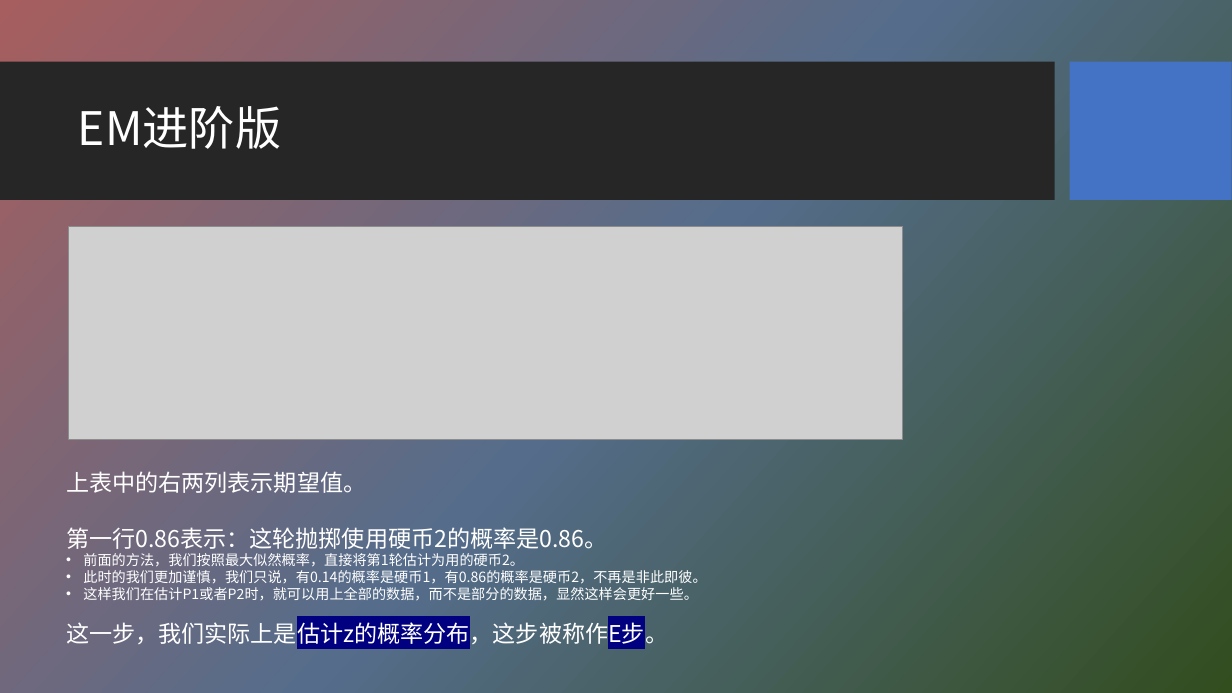
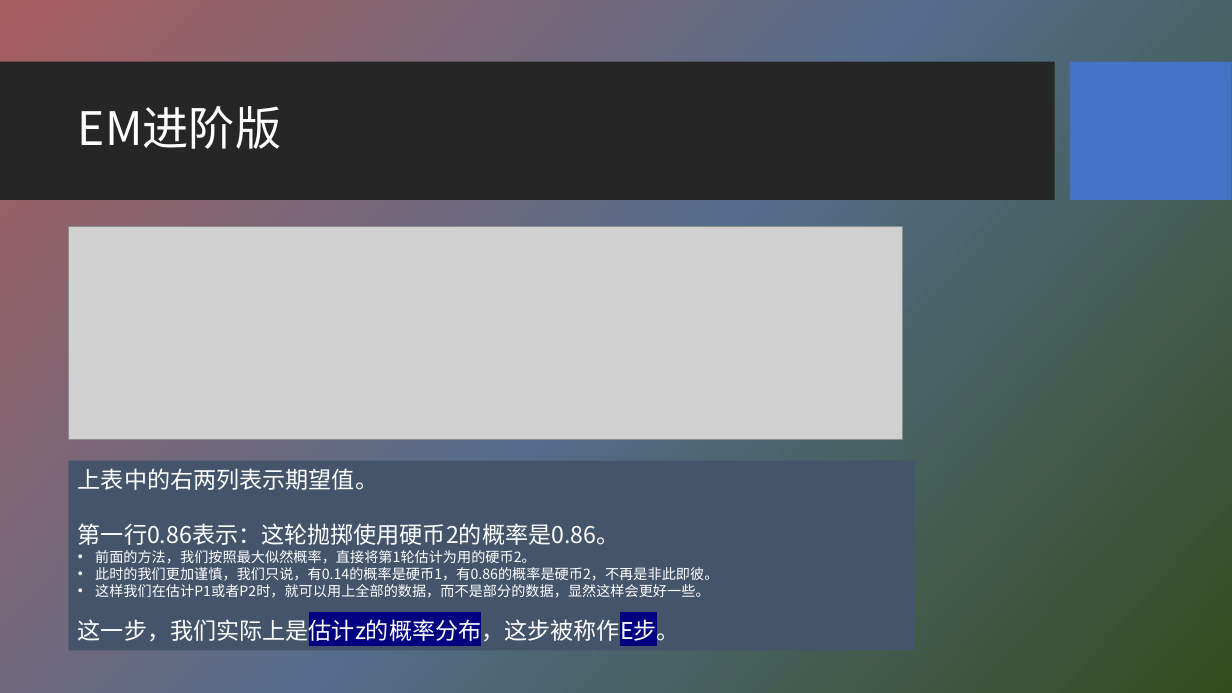
Before and after one commit to HBU/NLP_PPT, a slide deck: slide 31 of PPT-2020/ch04 隐马尔科夫模型.pptx. Drawn at 1232x693 pixels with LibreOffice and Linux fonts; fonts in the diff are those of the drawing; grey boxes stand for pictures; background and template pictures are left out. Boxes give left, top, right and bottom in pixels: in the first picture for what was removed or moved away, otherwise in the second. Text is boxed around its words. In the diff, an @@ line names an element or a change of style, - is before the commit and + after.

```diff
--- a/PPT-2020/ch04 隐马尔科夫模型.pptx
+++ b/PPT-2020/ch04 隐马尔科夫模型.pptx
@@ rectangle "上表中的右两列表示期望值。": place and size @@
-rectangle "上表中的右两列表示期望值。" at <box>66,471,706,648</box>
+rectangle "上表中的右两列表示期望值。" at <box>68,461,914,651</box>
@@ rectangle "上表中的右两列表示期望值。" at <box>68,461,914,651</box>: fill none to #44546A @@
```
Also in this commit, not shown: 19 other slides changed.
